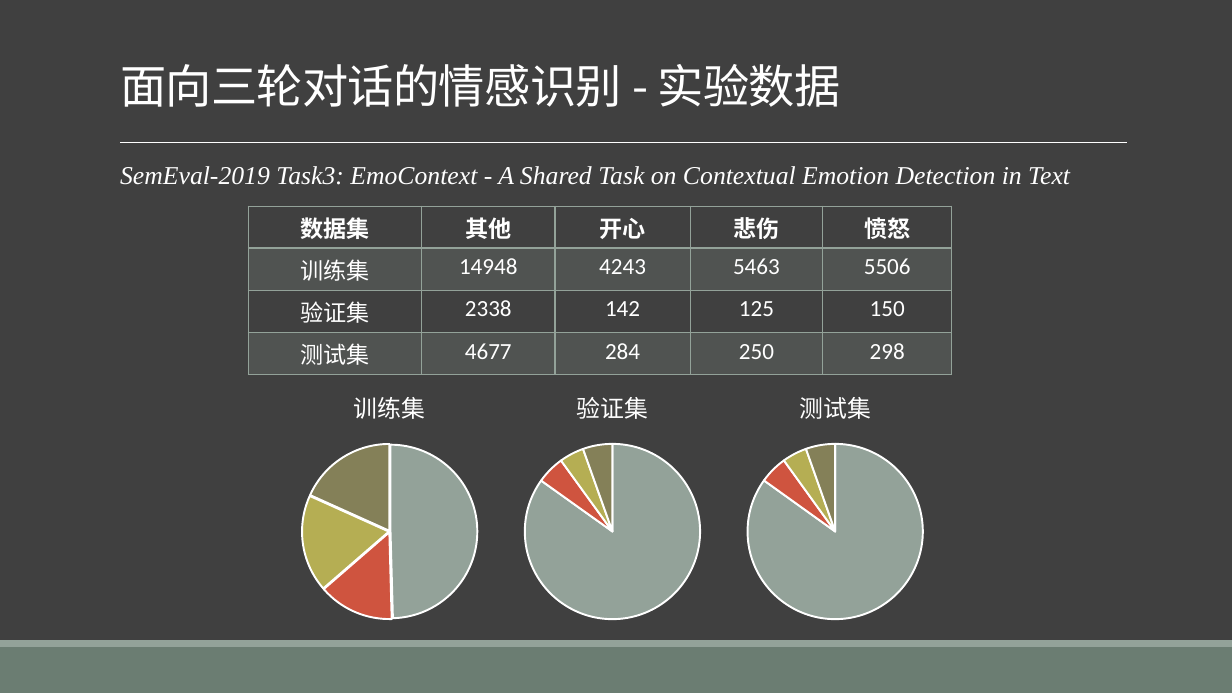
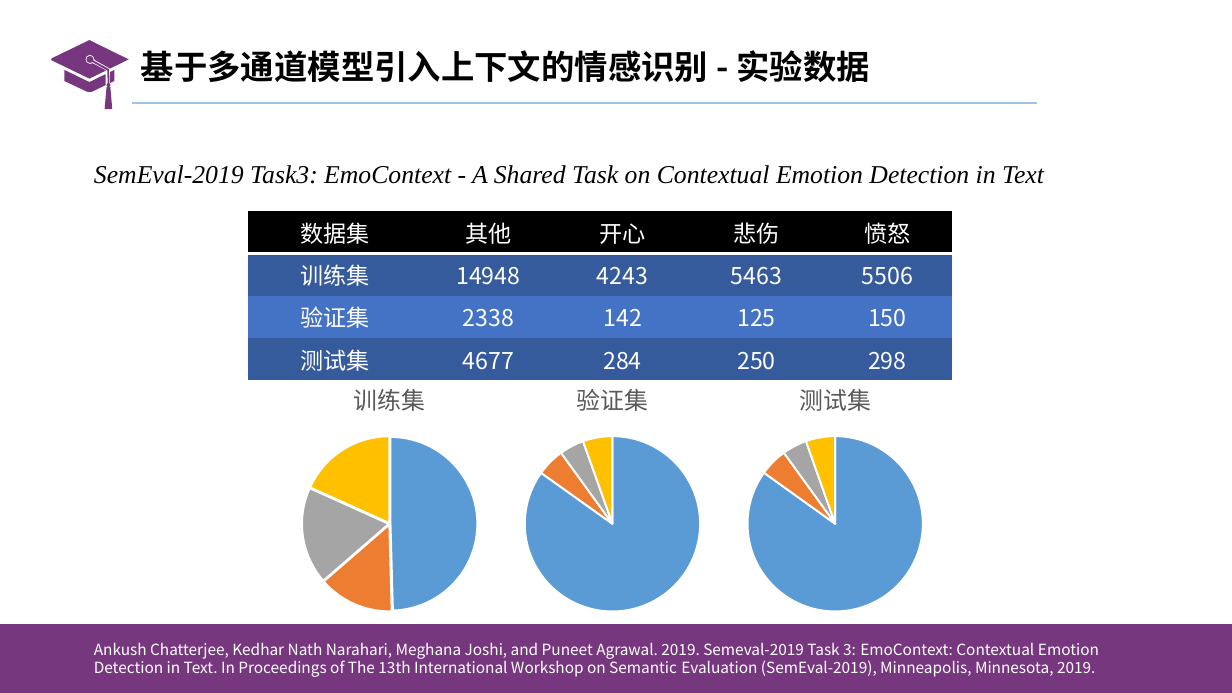
Before and after one commit to liangxh/grad2019, a slide deck: slide 41 of 计研163_梁锡豪_2016211014.pptx (slide 26 before the commit). Drawn at 1232x693 pixels with LibreOffice and Linux fonts; fonts in the diff are those of the drawing. Boxes give left, top, right and bottom in pixels: in the first picture for what was removed or moved away, otherwise in the second. Text is boxed around its words. In the diff, an @@ line names an element or a change of style, - is before the commit and + after.

```diff
--- a/计研163_梁锡豪_2016211014.pptx
+++ b/计研163_梁锡豪_2016211014.pptx
@@ background #404040 to #FFFFFF @@
@@ freeform shape added at (51,40,128,109), fill #77377E @@
@@ title "基于多通道模型引入上下文的情感识别 - 实验数据" at (141,50,869,82): vertical alignment bottom to middle @@
@@ title at (141,50,869,82): text changed; size 36 to 26 pt; text colour #FFFFFF to #000000; bold on @@
-面向三轮对话的情感识别 - 实验数据
+基于多通道模型引入上下文的情感识别 - 实验数据
@@ line added from (131, 104) to (1037, 104), #9DC3E6 1.5 pt @@
@@ text "SemEval-2019 Task3: EmoContext - A ...": place and size @@
-text "SemEval-2019 Task3: EmoContext - A ..." at (120,166,1070,185)
+text "SemEval-2019 Task3: EmoContext - A ..." at (94,165,1044,184)
@@ text "SemEval-2019 Task3: EmoContext - A ..." at (94,165,1044,184): text colour #FFFFFF to #000000; bullet   to none; line spacing 0.9 to 1.5; less space between paragraphs @@
@@ line removed from (120, 142) to (1128, 142) @@
@@ table at (248,212,951,375) @@
@@ fill none to #000000 in row 1 @@
@@ fill #93A299 at 20% opacity to #365B9D in 10 cells @@
@@ fill none to #4472C4 in row 3 @@
@@ bold off in "数据集", "其他", "开心", "悲伤" and 1 more places @@
@@ font Calibri to Noto Sans CJK SC in "14948", "4243", "5463", "5506" and 8 more places @@
@@ borders changed @@
@@ table: place and size @@
-table at (248,206,951,369)
+table at (248,212,951,375)
@@ pie chart at (278,364,501,624) @@
@@ colours of single points changed @@
@@ lettering changed @@
@@ pie chart at (501,364,724,624) @@
@@ colours of single points changed @@
@@ lettering changed @@
@@ 3 pie charts: place and size @@
-3 pie charts at (278,372,946,632)
+3 pie charts at (278,364,946,624)
@@ pie chart at (724,364,946,624) @@
@@ colours of single points changed @@
@@ lettering changed @@
@@ rectangle added at (0,625,1232,693), fill #77377E @@
@@ rectangle removed at (0,647,1232,693) @@
@@ rectangle removed at (0,640,1232,647) @@
@@ text added at (94,642,1099,677), 12 pt, text #FFFFFF @@
+Ankush Chatterjee, Kedhar Nath Narahari, Meghana Joshi, and Puneet Agrawal. 2019. Semeval-2019 Task 3: EmoContext: Contextual Emotion Detection in Text. In Proceedings of The 13th International Workshop on Semantic Evaluation (SemEval-2019), Minneapolis, Minnesota, 2019.
```
Also in this commit, not shown: 26 other slides changed, 32 slides added, 8 slides removed, 9 other files.
